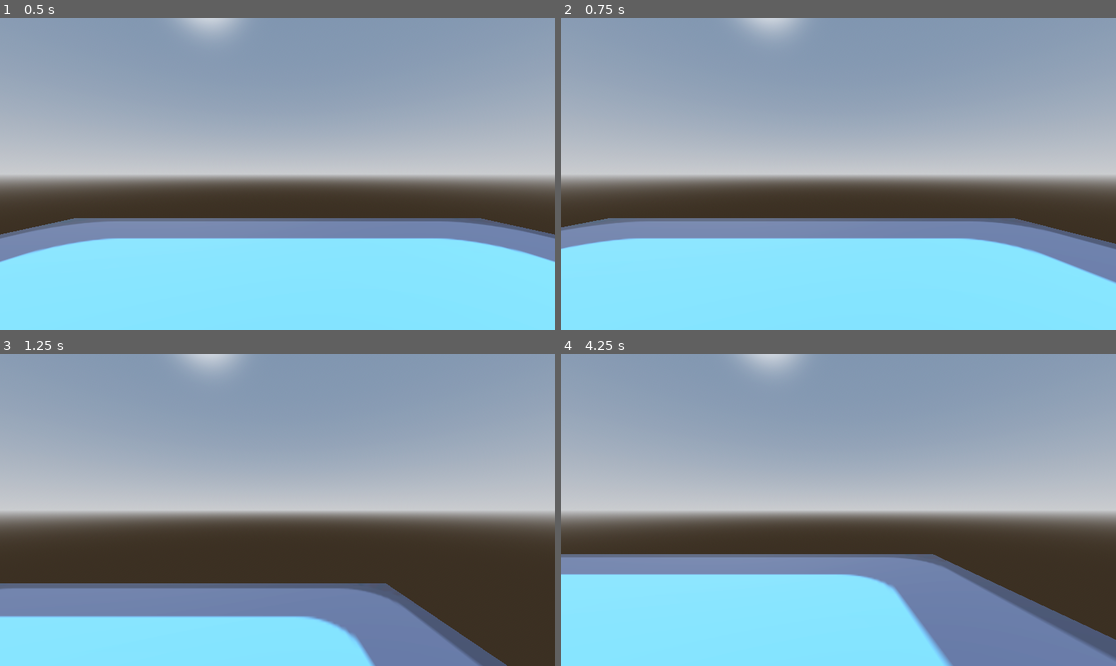
Above: before the commit, frames 1-4 (two rows, left to right).
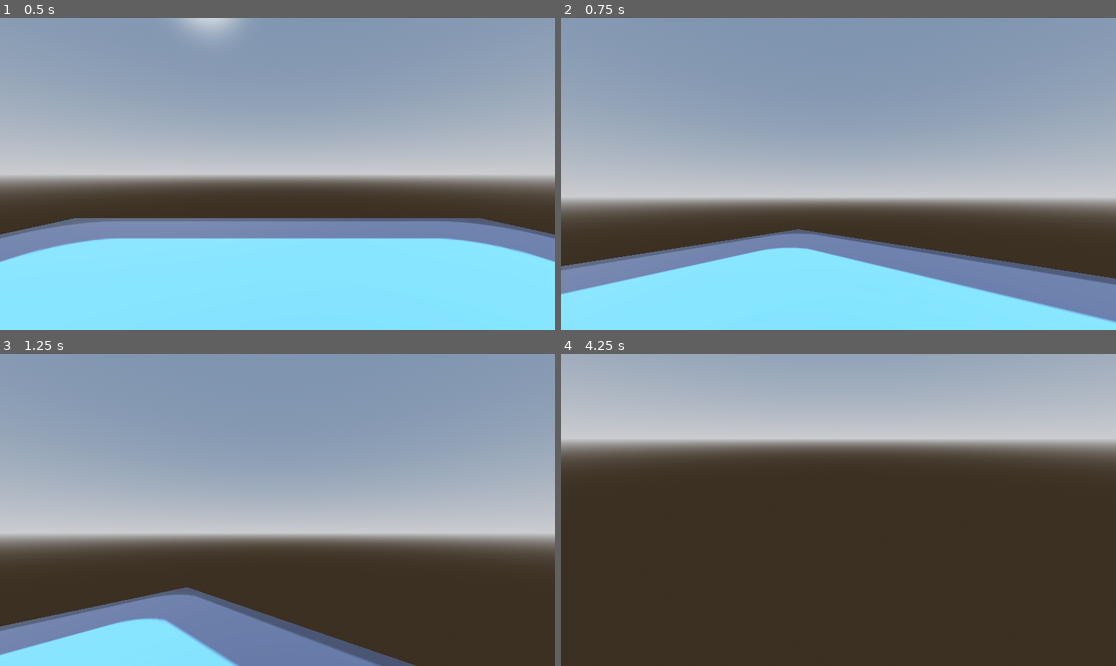
Above: after the commit, the same moments.

Repository: sunshinee16/Chesire
Game: Godot game, scene res://scenes/level.tscn
Two runs of this game, one before a commit and one after it. Both use one fixed random seed, a clock stepped at 60 frames per second and the inputs below. The engine's default icon, where the game draws it, is replaced by a stand-in: a white triangle on a blue panel in a dark square.
Inputs (mouse positions are in pixels of both pictures, inside the frame that each line leads up to):
- Up to frame 1 (0.5 s): no input
- Up to frame 2 (0.75 s): tap Enter at 0.5 s; move the mouse to (960, 158) at 0.52 s; hold D (right) from 0.53 s (still down); tap Alt at 0.6 s; click (960, 158) at 0.67 s
- Up to frame 3 (1.25 s): keep holding D (right); tap Space (jump) at 0.77 s
- Up to frame 4 (4.25 s): move the mouse to (727, 525) at 1.27 s; release D (right) at 1.28 s; hold S (backward) 1.28-2.03 s; tap Shift at 1.35, 2.85 s; click (727, 525) at 1.42 s; tap Space (jump) at 1.52, 3.02, 3.77 s; move the mouse to (894, 441) at 2.02 s; hold D (right) 2.03-2.78 s; tap Alt at 2.1, 3.6 s; click (894, 441) at 2.17 s; move the mouse to (810, 572) at 2.77 s; hold W (forward) 2.78-3.53 s; click (810, 572) at 2.92 s; move the mouse to (1005, 556) at 3.52 s; hold A (left) from 3.53 s (still down); click (1005, 556) at 3.67 s

Frame 1 is identical in both runs. In frame 2, 31% of the frame differs, in the area x 0-100%, y 0-98%; in frame 3, 29%; in frame 4, 81%, in the area x 0-100%, y 0-100%.

Commit message:
updated code to correct spellings :p
the input function wasn't working because of the capital I, sob

Diff:
--- a/player/view_camera.gd
+++ b/player/view_camera.gd
@@ -1,9 +1,9 @@
 extends Node3D
 
-var senstivity = 0.2
+var sensitivity = 0.2
 
-func _Input(event: InputEvent) -> void:
+func _input(event: InputEvent) -> void:
 	if event is InputEventMouseMotion:
-		get_parent().rotate_y(deg_to_rad(-event.relative.x * senstivity))
-		rotate_x(deg_to_rad(-event.relative.y * senstivity))
+		get_parent().rotate_y(deg_to_rad(-event.relative.x * sensitivity))
+		rotate_x(deg_to_rad(-event.relative.y * sensitivity))
 		rotation.x = clamp(rotation.x, deg_to_rad(-90), deg_to_rad(90))
